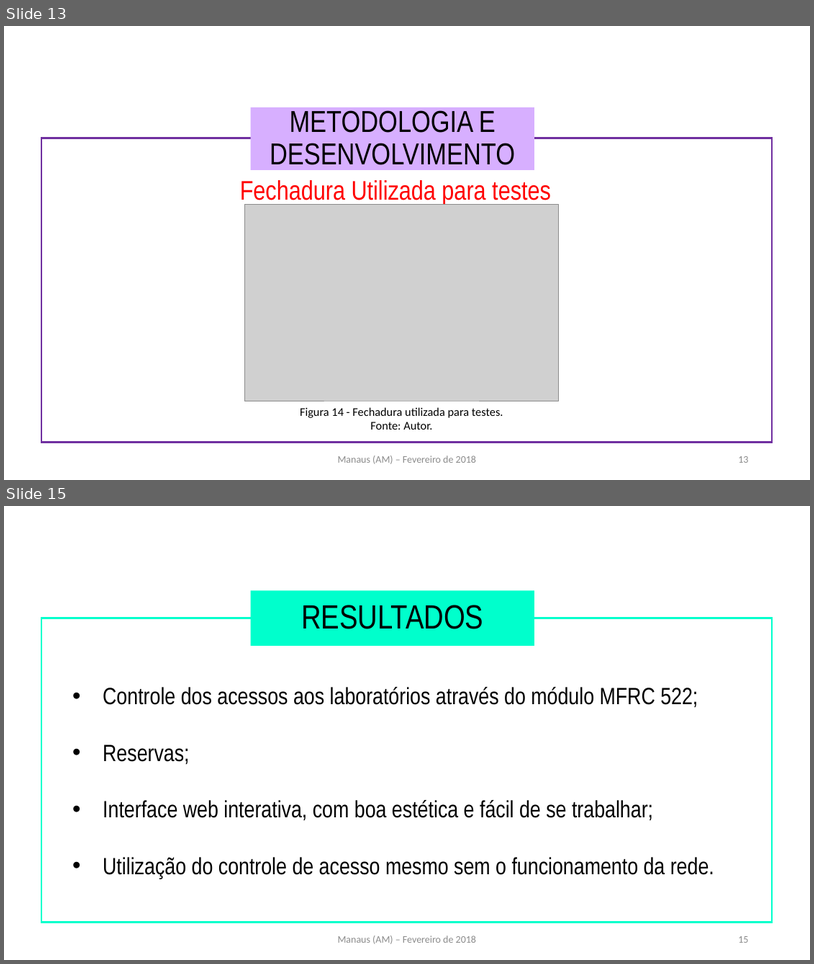
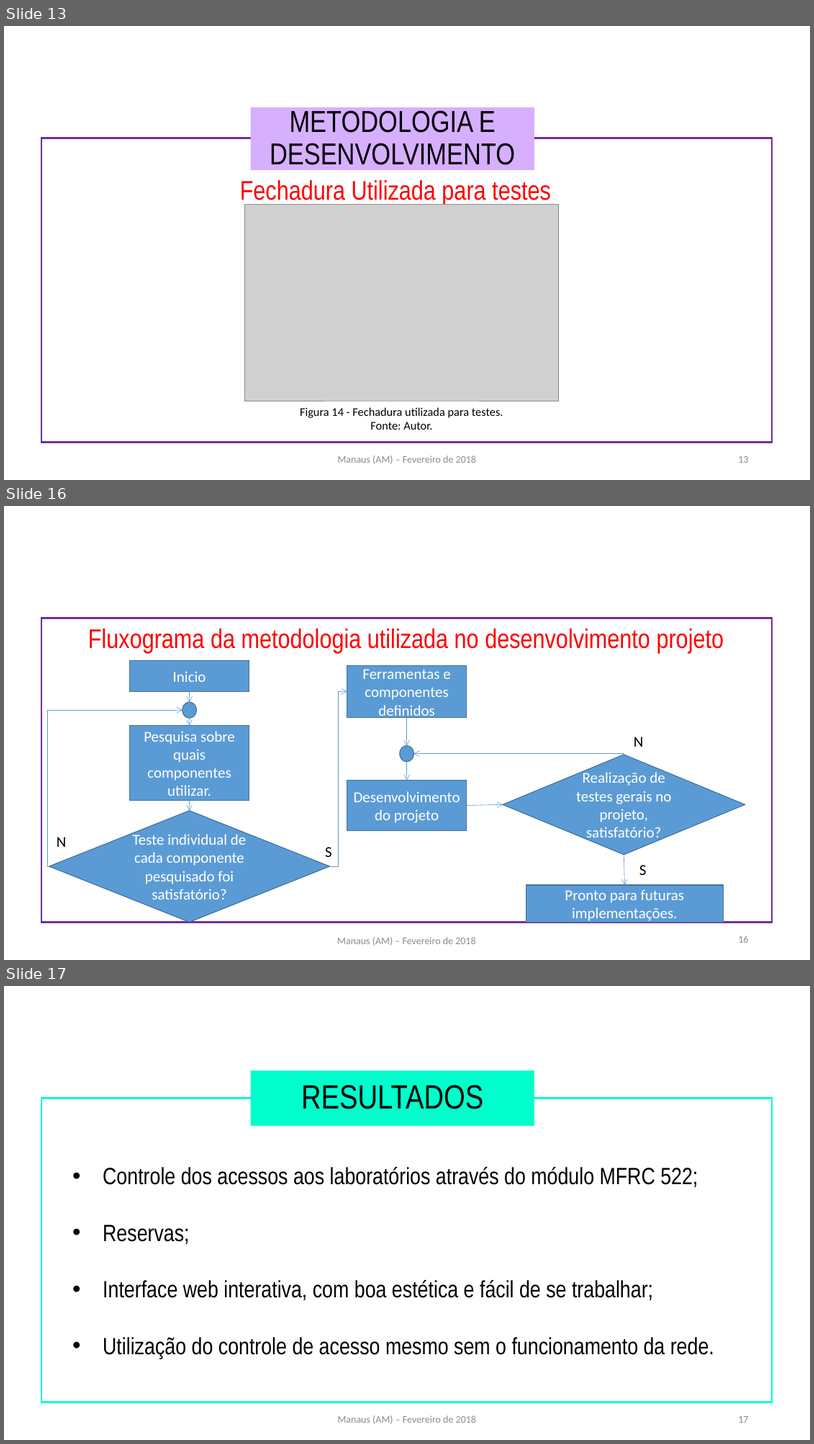
Before and after one commit to carloskalill10/laboratorios_mysql, a slide deck: apresentação/Apresentação.pptx. Shown one above the other, each under a label of ours: slides 13 and 15 before the commit, slides 13, 16 and 17 after it; the slides between them are not shown. The pictures are 814x964 and 814x1444 pixels, drawn with LibreOffice and Linux fonts; fonts in the diff are those of the drawing; grey boxes stand for pictures; background and template pictures are left out. Boxes give left, top, right and bottom in pixels: in the first picture for what was removed or moved away, otherwise in the second. Text is boxed around its words. In the diff, an @@ line names an element or a change of style, - is before the commit and + after.

```diff
--- a/apresentação/Apresentação.pptx
+++ b/apresentação/Apresentação.pptx
@@ slide 16 added at [4, 506, 810, 960], background #FFFFFF @@
@@ rectangle added at [41, 618, 772, 921], outline #7030A0 2.25 pt @@
@@ text added at [88, 628, 725, 653], 32 pt, text #FF0000 @@
+Fluxograma da metodologia utilizada no desenvolvimento projeto
@@ rectangle added at [130, 660, 250, 691], fill #5B9BD5, outline #43739E 1 pt, 18 pt, text #FFFFFF @@
+Inicio
@@ rectangle added at [347, 665, 467, 717], fill #5B9BD5, outline #43739E 1 pt, 18 pt, text #FFFFFF @@
+Ferramentas e componentes definidos
@@ arrow added from (190, 691) to (190, 702), #5B9BD5 0.5 pt @@
@@ elbow arrow added from (330, 866) to (347, 691), #5B9BD5 0.5 pt @@
@@ elbow arrow added from (49, 866) to (183, 710), #5B9BD5 0.5 pt @@
@@ ellipse added at [183, 702, 196, 718], fill #5B9BD5, outline #43739E 1 pt @@
@@ arrow added from (190, 718) to (190, 726), #5B9BD5 0.5 pt @@
@@ arrow added from (407, 718) to (407, 746), #5B9BD5 0.5 pt @@
@@ rectangle added at [130, 726, 250, 800], fill #5B9BD5, outline #43739E 1 pt, 18 pt, text #FFFFFF @@
+Pesquisa sobre quais componentes utilizar.
@@ text added at [634, 736, 644, 746], 18 pt, text #000000 @@
+N
@@ ellipse added at [400, 746, 414, 762], fill #5B9BD5, outline #43739E 1 pt @@
@@ arrow added from (407, 762) to (407, 780), #5B9BD5 0.5 pt @@
@@ elbow arrow added from (624, 754) to (414, 754), #5B9BD5 0.5 pt @@
@@ diamond added at [503, 754, 746, 854], fill #5B9BD5, outline #43739E 1 pt, 18 pt, text #FFFFFF @@
+Realização de testes gerais no projeto, satisfatório?
@@ rectangle added at [347, 780, 467, 830], fill #5B9BD5, outline #43739E 1 pt, 18 pt, text #FFFFFF @@
+Desenvolvimento do projeto
@@ arrow added from (190, 800) to (190, 811), #5B9BD5 0.5 pt @@
@@ arrow added from (467, 806) to (503, 804), #5B9BD5 0.5 pt @@
@@ diamond added at [49, 811, 330, 921], fill #5B9BD5, outline #43739E 1 pt, 18 pt, text #FFFFFF @@
+Teste individual de cada componente pesquisado foi satisfatório?
@@ text added at [57, 836, 67, 847], 18 pt, text #000000 @@
+N
@@ text added at [325, 847, 332, 857], 18 pt, text #000000 @@
+S
@@ arrow added from (624, 854) to (625, 885), #5B9BD5 0.5 pt @@
@@ text added at [640, 865, 647, 875], 18 pt, text #000000 @@
+S
@@ rectangle added at [527, 885, 724, 921], fill #5B9BD5, outline #43739E 1 pt, 18 pt, text #FFFFFF @@
+Pronto para futuras implementações.
@@ text added at [337, 937, 476, 945], 12 pt, text #8C8C8C @@
+Manaus (AM) – Fevereiro de 2018
@@ page number added at [738, 936, 748, 942], 12 pt, text #8C8C8C @@
+16
@@ what was slide 15 is now slide 17 @@
@@ page number at [738, 1416, 748, 1422]: text changed @@
-15
+17
```
Also in this commit, not shown: 1 slide changed, 1 other slide added, 13 other files.
